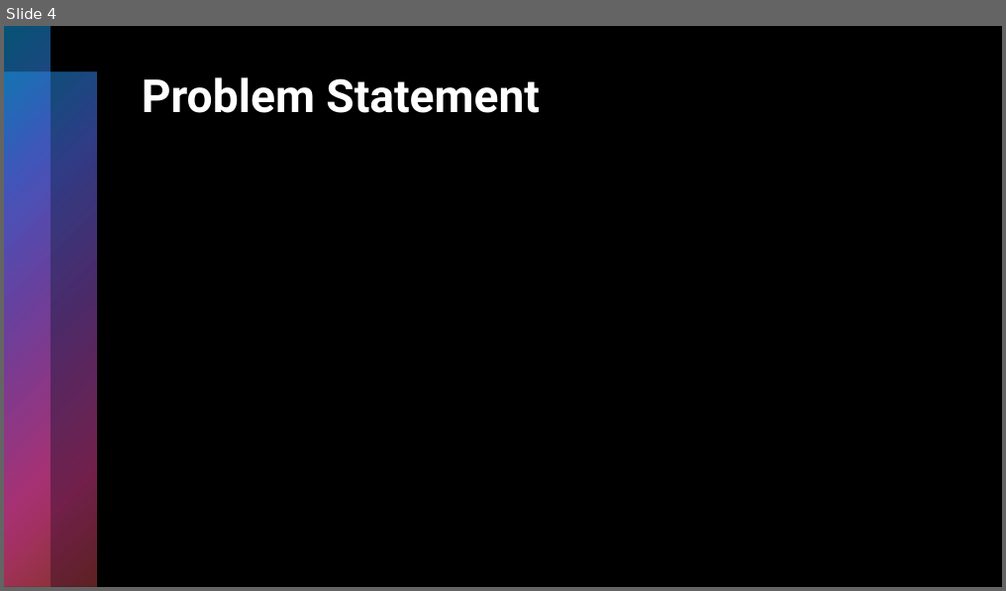
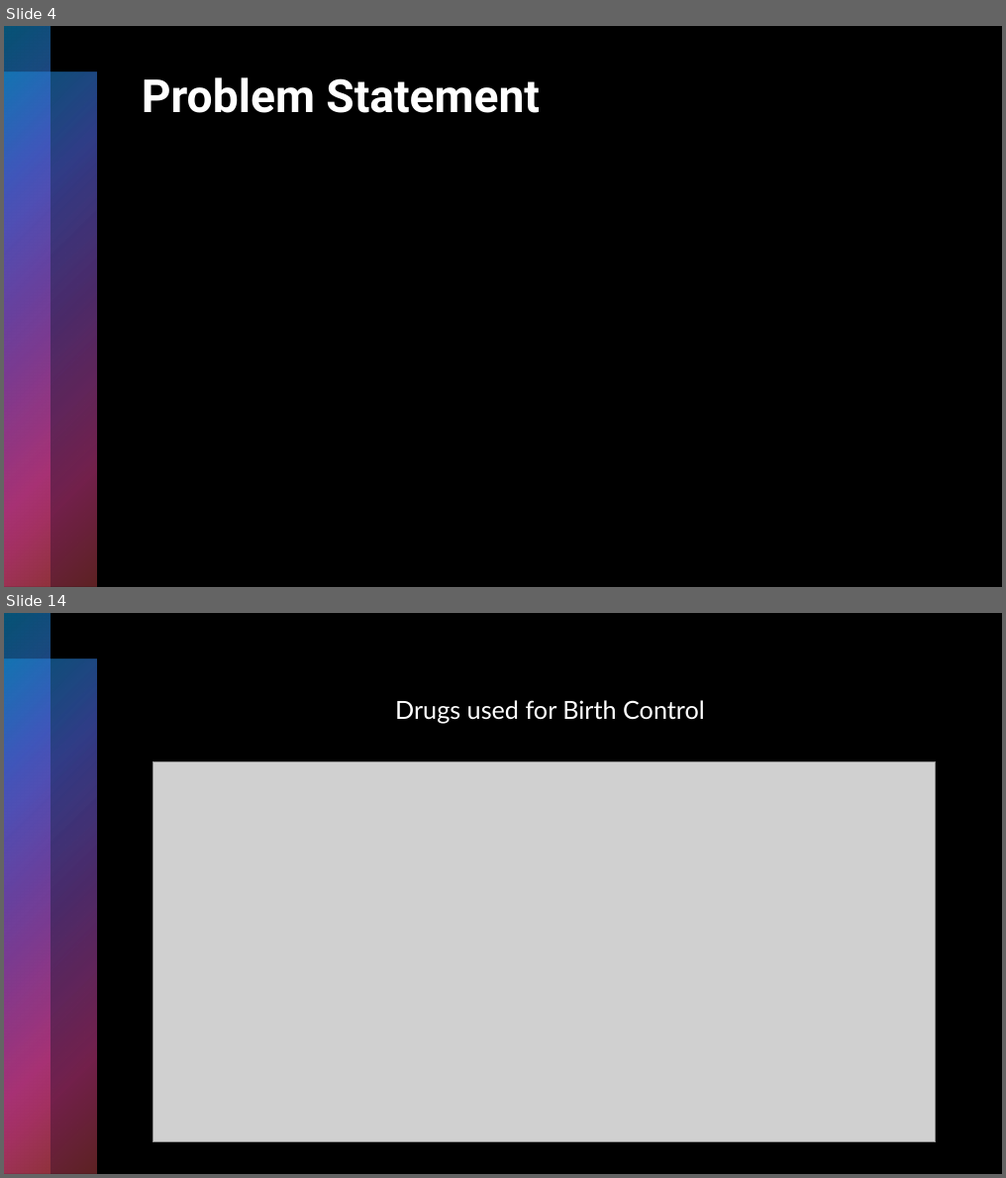
Before and after one commit to Shritej24c/drug_review_NLP, a slide deck: Plots/Drug Review.pptx. Shown one above the other, each under a label of ours: slide 4 before the commit, slides 4 and 14 after it; the slides between them are not shown. The pictures are 1006x591 and 1006x1178 pixels, drawn with LibreOffice and Linux fonts; fonts in the diff are those of the drawing; grey boxes stand for pictures. Boxes give left, top, right and bottom in pixels: in the first picture for what was removed or moved away, otherwise in the second. Text is boxed around its words. In the diff, an @@ line names an element or a change of style, - is before the commit and + after.

```diff
--- a/Plots/Drug Review.pptx
+++ b/Plots/Drug Review.pptx
@@ slide 14 added at (4, 613, 1002, 1174), background #000000; not listed: 2 template elements that a slide beside it also shows @@
@@ text added at (395, 700, 705, 723), 24 pt, text #FFFFFF @@
+Drugs used for Birth Control
@@ picture added at (152, 761, 936, 1143) @@
```
Also in this commit, not shown: 1 slide changed, 16 other slides added, 1 slide removed, 3 other files.
